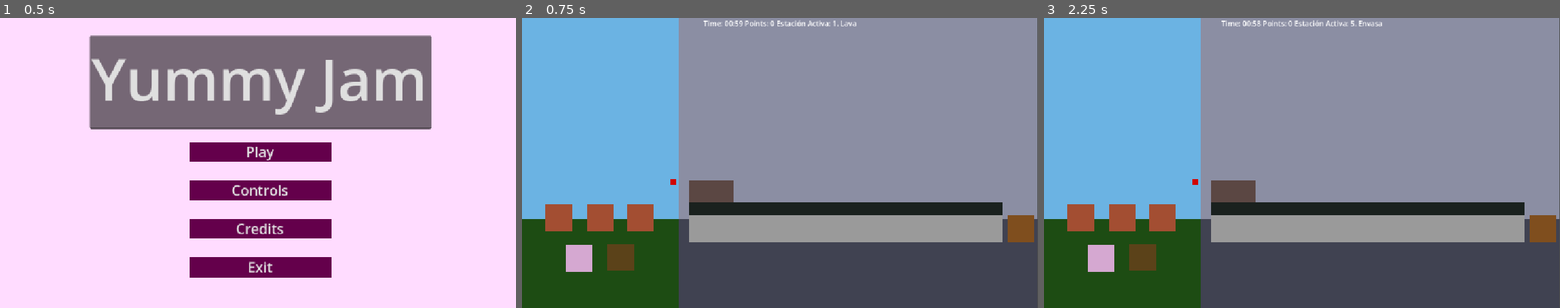
Above: before the commit, frames 1-3 (left to right).
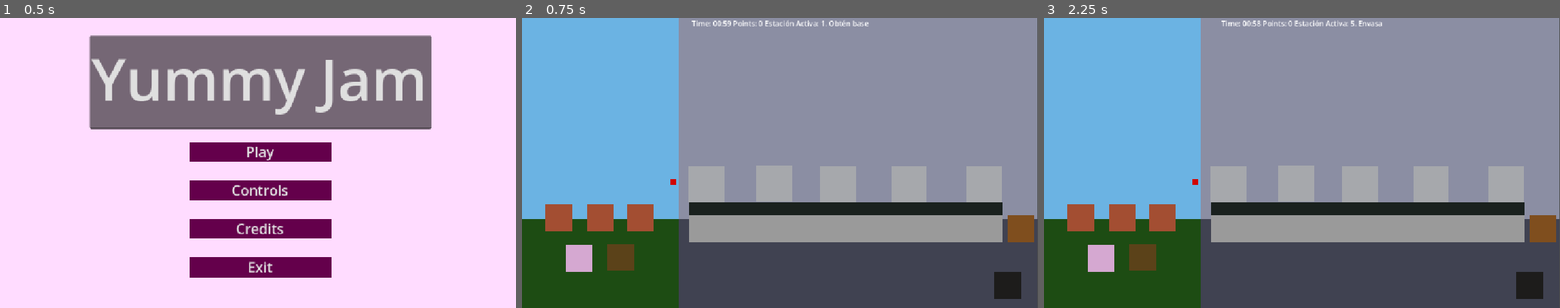
Above: after the commit, the same moments.

Repository: AleGsr/yummy-jam
Game: Godot game, scene res://_YummyJam/Scenes/menu.tscn
The game is run twice, just before and just after one commit, with the same random seed, the same clock (stepped at 60 frames per second) and the same inputs.
Inputs (mouse positions are in pixels of both pictures, inside the frame that each line leads up to):
- Up to frame 1 (0.5 s): no input
- Up to frame 2 (0.75 s): click "Play" at 0.5 s
- Up to frame 3 (2.25 s): tap Enter at 1.25 s; move the mouse to (1080, 218) at 1.27 s; hold Right 1.28-2.03 s; tap 1 at 1.35 s; click (1080, 218) at 1.42 s; tap Space at 2 s; move the mouse to (1121, 218) at 2.02 s; hold Left from 2.03 s (still down); tap 5 at 2.1 s; click (1121, 218) at 2.17 s

Frame 1 is identical in both runs. In frame 2, 5.3% of the frame differs, in the area x 32-97%, y 0-97%; in frame 3, 4.9%.

Commit message:
Trashcan, points and stations

Diff:
--- /dev/null
+++ b/_YummyJam/Scenes/Interact/ProductionSystem/station.tscn
@@ -0,0 +1,30 @@
+[gd_scene format=3 uid="uid://c45rs8loelurk"]
+
+[ext_resource type="Script" uid="uid://cgrypwm4ctcnb" path="res://_YummyJam/Scripts/Interact/station.gd" id="1_27qjg"]
+
+[sub_resource type="RectangleShape2D" id="RectangleShape2D_rpc0q"]
+size = Vector2(0.65853655, 0.6666666)
+
+[node name="Station" type="Area2D" unique_id=1883467053 groups=["Station"]]
+script = ExtResource("1_27qjg")
+
+[node name="ColorRect" type="ColorRect" parent="." unique_id=1365346307]
+custom_minimum_size = Vector2(1, 1)
+offset_left = -40.0
+offset_top = -40.0
+offset_right = 40.0
+offset_bottom = 40.0
+mouse_filter = 2
+color = Color(0.65185314, 0.6582898, 0.6759396, 1)
+
+[node name="CollisionShape2D" type="CollisionShape2D" parent="." unique_id=1906362575]
+visible = false
+position = Vector2(-0.49999952, 0)
+scale = Vector2(123, 123)
+shape = SubResource("RectangleShape2D_rpc0q")
+
+[node name="LabelName" type="Label" parent="." unique_id=1144288296 groups=["Station"]]
+offset_left = -20.0
+offset_top = -12.0
+offset_right = 20.0
+offset_bottom = 11.0
--- /dev/null
+++ b/_YummyJam/Scenes/Interact/trashcan.tscn
@@ -0,0 +1,30 @@
+[gd_scene format=3 uid="uid://c3d4ml18m4wog"]
+
+[ext_resource type="Script" uid="uid://bcrvws1q8sn7k" path="res://_YummyJam/Scripts/Interact/trashcan.gd" id="1_wr8d2"]
+
+[sub_resource type="RectangleShape2D" id="RectangleShape2D_rpc0q"]
+size = Vector2(0.48780486, 0.48780486)
+
+[node name="Trashcan" type="Area2D" unique_id=1883467053 groups=["Station", "Trash"]]
+script = ExtResource("1_wr8d2")
+
+[node name="ColorRect" type="ColorRect" parent="." unique_id=1365346307]
+custom_minimum_size = Vector2(1, 1)
+offset_left = -30.0
+offset_top = -30.0
+offset_right = 30.0
+offset_bottom = 30.0
+mouse_filter = 2
+color = Color(0.11511754, 0.110233046, 0.10697346, 1)
+
+[node name="CollisionShape2D" type="CollisionShape2D" parent="." unique_id=1906362575]
+visible = false
+position = Vector2(-9.536743e-07, -9.536743e-07)
+scale = Vector2(123, 123)
+shape = SubResource("RectangleShape2D_rpc0q")
+
+[node name="Trashcan" type="Label" parent="." unique_id=1144288296 groups=["Station"]]
+offset_left = -20.0
+offset_top = -12.0
+offset_right = 20.0
+offset_bottom = 11.0
--- a/_YummyJam/Scenes/game.tscn
+++ b/_YummyJam/Scenes/game.tscn
@@ -5,9 +5,10 @@
 [ext_resource type="PackedScene" uid="uid://3acnjb3cs0q0" path="res://_YummyJam/Scenes/Interact/fruit.tscn" id="3_kee16"]
 [ext_resource type="PackedScene" uid="uid://b482ucloq6pwc" path="res://_YummyJam/Scenes/Interact/CultivationSystem/water_can.tscn" id="3_kpmb5"]
 [ext_resource type="PackedScene" uid="uid://dnkjuxla5lm3r" path="res://_YummyJam/Scenes/Interact/CultivationSystem/seeds.tscn" id="4_g1ddt"]
+[ext_resource type="PackedScene" uid="uid://c45rs8loelurk" path="res://_YummyJam/Scenes/Interact/ProductionSystem/station.tscn" id="4_gm2dx"]
 [ext_resource type="PackedScene" uid="uid://dmmggkdq1vjx5" path="res://_YummyJam/Scenes/Interact/ProductionSystem/conveyor.tscn" id="4_kxyld"]
-[ext_resource type="PackedScene" uid="uid://c5wwesmgyibhr" path="res://_YummyJam/Scenes/Interact/ProductionSystem/plate_station.tscn" id="6_gm2dx"]
 [ext_resource type="PackedScene" uid="uid://cjawj3helh64q" path="res://_YummyJam/Scenes/Interact/ProductionSystem/box.tscn" id="7_af72o"]
+[ext_resource type="PackedScene" uid="uid://c3d4ml18m4wog" path="res://_YummyJam/Scenes/Interact/trashcan.tscn" id="10_af72o"]
 
 [node name="Game" type="Node2D" unique_id=2036357315]
 script = ExtResource("1_8ol67")
@@ -62,8 +63,29 @@
 [node name="Conveyor" parent="ProductionSystem" unique_id=1999575189 instance=ExtResource("4_kxyld")]
 position = Vector2(723, 426)
 
-[node name="PlateStation" parent="ProductionSystem" unique_id=478296273 instance=ExtResource("6_gm2dx")]
-position = Vector2(422, 387)
+[node name="Station1" parent="ProductionSystem" unique_id=1883467053 instance=ExtResource("4_gm2dx")]
+position = Vector2(411, 371)
+nombre_estacion = "1. Base"
+
+[node name="Station2" parent="ProductionSystem" unique_id=483196616 instance=ExtResource("4_gm2dx")]
+position = Vector2(562, 370)
+numero_estacion = 2
+nombre_estacion = "2. Lava"
+
+[node name="Station3" parent="ProductionSystem" unique_id=207847443 instance=ExtResource("4_gm2dx")]
+position = Vector2(706, 372)
+numero_estacion = 3
+nombre_estacion = "3. Corta"
+
+[node name="Station4" parent="ProductionSystem" unique_id=383552571 instance=ExtResource("4_gm2dx")]
+position = Vector2(864, 372)
+numero_estacion = 4
+nombre_estacion = "4. Cocina"
+
+[node name="Station5" parent="ProductionSystem" unique_id=168547195 instance=ExtResource("4_gm2dx")]
+position = Vector2(1032, 372)
+numero_estacion = 5
+nombre_estacion = "5. Envasa"
 
 [node name="CultivationSystem" type="Node2D" parent="." unique_id=1258887486]
 
@@ -80,7 +102,7 @@
 mouse_filter = 2
 color = Color(0.41877314, 0.70175827, 0.889334, 1)
 
-[node name="Pot" parent="CultivationSystem" unique_id=1883467053 instance=ExtResource("1_w6pw3")]
+[node name="Pot" parent="CultivationSystem" unique_id=11986951 instance=ExtResource("1_w6pw3")]
 position = Vector2(82, 446)
 
 [node name="Pot2" parent="CultivationSystem" unique_id=400367136 instance=ExtResource("1_w6pw3")]
@@ -100,3 +122,6 @@
 
 [node name="Fruit" parent="." unique_id=1303107448 instance=ExtResource("3_kee16")]
 position = Vector2(338, 366)
+
+[node name="Trashcan" parent="." unique_id=294265482 instance=ExtResource("10_af72o")]
+position = Vector2(1085, 598)
--- a/_YummyJam/Scripts/Game/game.gd
+++ b/_YummyJam/Scripts/Game/game.gd
@@ -8,11 +8,12 @@
 var tiempo_restante: float = 60.0  # 3 minutos en segundos = 180
 var puntos: int = 0
 var estacion_actual: int = 1
+var juego_terminado: bool = false
 
 # Nombres de tus 5 estaciones
 var estaciones: Array[String] = [
-	"1. Lava",
-	"2. Obtén base",
+	"1. Obtén base",
+	"2. Lava",
 	"3. Corta",
 	"4. Cocina",
 	"5. Envasa"
@@ -22,6 +23,9 @@
 	actualizar_ui_texto()
 
 func _process(delta: float) -> void:
+	if juego_terminado:
+		return
+
 	# Cuenta regresiva del reloj
 	if tiempo_restante > 0:
 		tiempo_restante -= delta
@@ -31,6 +35,9 @@
 		actualizar_reloj_visual()
 
 func _unhandled_input(event: InputEvent) -> void:
+	if juego_terminado:
+		return
+
 	if event is InputEventKey and event.pressed:
 		# Detectar teclas numéricas [1 al 5]
 		if event.keycode >= KEY_1 and event.keycode <= KEY_5:
@@ -43,6 +50,10 @@
 		elif event.keycode == KEY_RIGHT:
 			print("Banda: Moviendo hacia la DERECHA")
 
+func sumar_puntos(cantidad: int) -> void:
+	puntos += cantidad
+	actualizar_ui_texto()
+
 func actualizar_reloj_visual() -> void:
 	var minutos: int = int(tiempo_restante) / 60
 	var segundos: int = int(tiempo_restante) % 60
@@ -53,5 +64,7 @@
 	label_estacion.text = "Estación Activa: " + estaciones[estacion_actual - 1]
 
 func _game_over() -> void:
-	print("¡Se acabó el tiempo!")
+	juego_terminado = true
+	print("¡TIEMPO AGOTADO! Puntuación Final: ", puntos)
+	label_timer.text = "¡FIN DEL TIEMPO!"
 	get_tree().change_scene_to_file("res://_YummyJam/Scenes/menu.tscn")
--- a/_YummyJam/Scripts/Interact/conveyor.gd
+++ b/_YummyJam/Scripts/Interact/conveyor.gd
@@ -36,6 +36,8 @@
 	if area.is_in_group("Fruta") or area.name.begins_with("Fruta") or "siendo_arrastrada" in area:
 		if not frutas_en_banda.has(area):
 			frutas_en_banda.append(area)
+			# Cambiamos "fruta" por "area" aquí:
+			area.set("paso_por_banda", true)
 
 func _on_area_exited(area: Area2D) -> void:
 	if frutas_en_banda.has(area):
--- a/_YummyJam/Scripts/Interact/fruit.gd
+++ b/_YummyJam/Scripts/Interact/fruit.gd
@@ -1,5 +1,7 @@
 extends Area2D
 
+var paso_actual: int = 0
+var paso_por_banda: bool = false
 var siendo_arrastrada: bool = false
 var mouse_encima: bool = false
 var offset: Vector2 = Vector2.ZERO
@@ -27,8 +29,24 @@
 		# Si soltamos el clic
 		elif not event.pressed and siendo_arrastrada:
 			siendo_arrastrada = false
+			_verificar_drop() # Comprueba si cayó en una estación o basura
 			print("Fruta soltada en: ", global_position)
 
 func _process(_delta: float) -> void:
 	if siendo_arrastrada:
 		global_position = get_global_mouse_position() + offset
+
+
+func _verificar_drop() -> void:
+	var areas = get_overlapping_areas()
+	for area in areas:
+		# 1. Si cae en el Bote de Basura (comprobamos por nombre o por grupo "Trash")
+		if area.name == "Trashcan" or area.is_in_group("Trash"):
+			print("Fruta tirada a la basura.")
+			queue_free()
+			return
+
+		# 2. Si cae en una Estación de trabajo
+		elif area.has_method("procesar_ingrediente"):
+			area.procesar_ingrediente(self)
+			return
--- /dev/null
+++ b/_YummyJam/Scripts/Interact/station.gd
@@ -0,0 +1,55 @@
+extends Area2D
+
+# Configuración de la estación (1: Lava, 2: Obtén base, 3: Corta, 4: Cocina, 5: Envasa)
+@export var numero_estacion: int = 1
+@export var nombre_estacion: String = "1. Lava"
+
+@onready var label_nombre: Label = $LabelNombre
+
+func _ready() -> void:
+	if label_nombre:
+		label_nombre.text = nombre_estacion
+
+func procesar_ingrediente(fruta: Area2D) -> void:
+	# 1. Verificar si la fruta pasó por la banda transportadora antes de esta estación
+	var navego_en_banda: bool = fruta.get("paso_por_banda")
+	if not navego_en_banda:
+		print("Debes colocar la fruta en la banda transportadora antes de llevarla a esta estación")
+		return
+
+	# 2. Verificar si la fruta está podrida
+	if fruta.get("estado_actual") == 4: # Estado.PODRIDO
+		print("Intentaste procesar fruta podrida.")
+		fruta.queue_free()
+		return
+
+	var paso_fruta: int = fruta.get("paso_actual")
+
+	# 3. Verificar si la fruta entró a la estación correcta en el orden estricto
+	if numero_estacion == paso_fruta + 1:
+		# ¡Paso correcto! Avanzamos la receta de la fruta
+		fruta.paso_actual = numero_estacion
+
+		# Desactivamos el permiso de banda: deberá volver a tocar la cinta para ir al siguiente paso
+		fruta.paso_por_banda = false
+
+		print("Correcto. Paso %d completado en %s" % [fruta.paso_actual, nombre_estacion])
+
+		# Actualizamos visualmente el texto en la fruta si tiene un Label
+		var label_fruta = fruta.get_node_or_null("Label")
+		if label_fruta:
+			label_fruta.text = "Paso " + str(fruta.paso_actual)
+
+		# Si completó el último paso (5. Envasa) -> Se empaca la mermelada y otorga puntos
+		if fruta.paso_actual == 5:
+			print("¡Mermelada lista y empacada!")
+			var main = get_tree().current_scene
+			if main and main.has_method("sumar_puntos"):
+				main.sumar_puntos(500)
+			fruta.queue_free() # Se destruye el producto terminado
+
+	else:
+		# Si la pones en una estación fuera de orden -> Se arruina la mezcla
+		print("¡Error de orden! Intentaste usar la Estación %d pero la fruta va en el Paso %d." % [numero_estacion, paso_fruta])
+		print("Producto arruinado. Se desecha.")
+		fruta.queue_free()
--- /dev/null
+++ b/_YummyJam/Scripts/Interact/trashcan.gd
@@ -0,0 +1,9 @@
+extends Area2D
+
+func _ready() -> void:
+	area_entered.connect(_on_area_entered)
+
+func _on_area_entered(area: Area2D) -> void:
+	if "siendo_arrastrada" in area:
+		print("Producto o fruta desechada en la basura.")
+		area.queue_free() # Destruye el objeto tirado
--- a/project.godot
+++ b/project.godot
@@ -23,6 +23,8 @@
 [global_group]
 
 Dropable=""
+Station=""
+Trash=""
 
 [physics]
 
Not shown, added: _YummyJam/Scripts/Interact/station.gd.uid
Not shown, added: _YummyJam/Scripts/Interact/trashcan.gd.uid
Not shown, changed: export_presets.cfg
